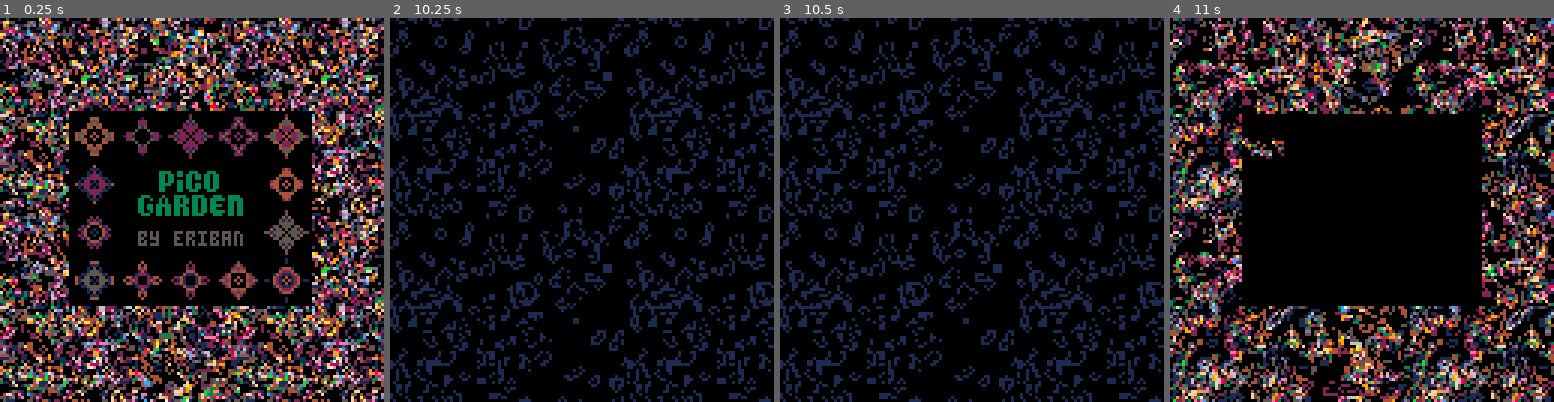
Above: before the commit, frames 1-4 (left to right).
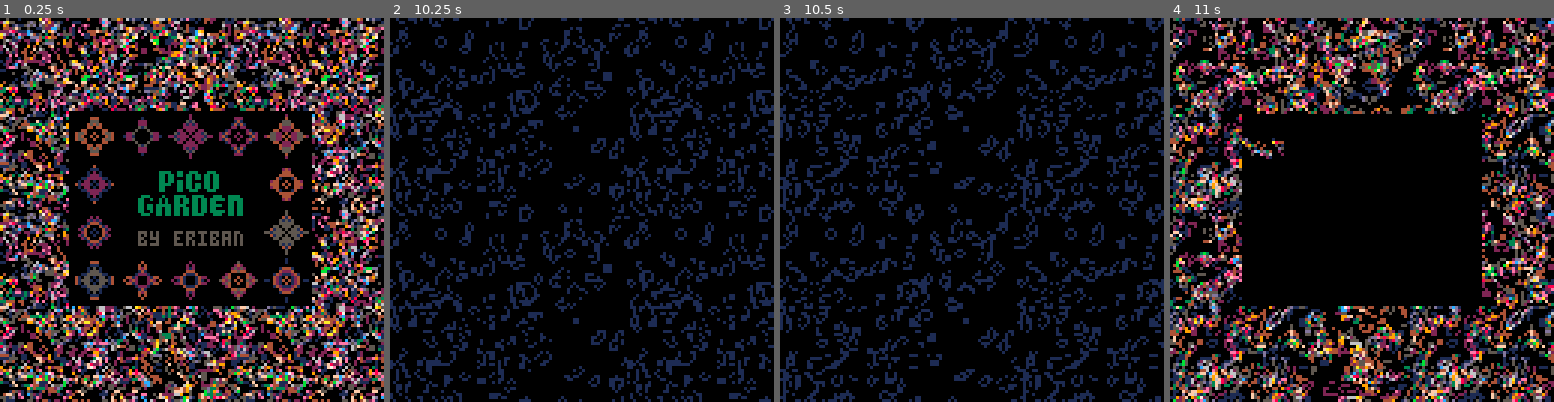
Above: after the commit, the same moments.

Repository: erwinbonsma/PicoGarden
Game: PICO-8 cartridge picogarden.p8
The game is run twice, just before and just after one commit, with the same random seed, the same clock (stepped at 60 frames per second) and the same inputs.
Inputs:
- Up to frame 1 (0.25 s): no input
- Up to frame 2 (10.25 s): tap X (X key) at 0.33, 1.07, 1.85, 2.97, 4.08, 5.2, 6.32, 7.43, 8.55, 9.67 s; tap O (Z key) at 0.7, 1.7, 2.1, 2.5, 2.9, 3.3, 3.7, 4.1, 4.5, 4.9, 5.3, 5.7, 6.1, 6.5, 6.9, 7.3, 7.7, 8.1, 8.5, 8.9, 9.3, 9.7, 10.1 s; hold Right 1.6-2.1 s; hold Up 2.15-2.42 s; hold Right 2.47-3.03 s; hold Left 3.08-3.58 s; hold Down 3.63-3.97 s; hold Right 4.02-4.68 s; hold Up 4.73-5.03 s; hold Left 5.08-5.68 s; hold Down 5.73-6.03 s; hold Right 6.08-6.58 s; hold Right 6.63-7.13 s; hold Up 7.18-7.45 s; hold Right 7.5-8.07 s; hold Left 8.12-8.62 s; hold Down 8.67-9 s; hold Right 9.05-9.72 s; hold Up 9.77-10.07 s; hold Left from 10.12 s (still down)
- Up to frame 3 (10.5 s): keep holding Left
- Up to frame 4 (11 s): tap O (Z key) at 10.5, 10.9 s; release Left at 10.72 s; hold Down from 10.77 s (still down); tap X (X key) at 10.78 s

Frames 1-2 are identical in both runs. In frame 3, 16% of the frame differs, in the area x 0-100%, y 0-100%; in frame 4, nothing differs.

Commit message:
Speed up revive

Diff:
--- a/picogarden.p8
+++ b/picogarden.p8
@@ -660,24 +660,18 @@
 
  local a={}
  for ca in all(cas) do
-  add(
-   a,ca.bitgrid.a0+specs.bpr-4
-  )
- end
-
- local v={}
+  add(a,ca.bitgrid.a0+specs.bpr)
+ end
+
  for row=1,specs.h do
   for col=0,specs.bpr-1,4 do
+   local m=(
+    $a[1]&$a[2]|$a[2]&$a[3]|
+    $a[3]&$a[4]|$a[4]&$a[1]
+   )
    for i=1,#cas do
+    poke4(a[i],$a[i]|m)
     a[i]+=4
-    v[i]=$a[i]
-   end
-   for i=1,#cas do
-    local r=v[i]&v[i%#cas+1]
-    local idx=(i+1)%#cas+1
-    poke4(a[idx],$a[idx]|r)
-    idx=(i+#cas-2)%#cas+1
-    poke4(a[idx],$a[idx]|r)
    end
   end
  end
@@ -943,9 +937,6 @@
     revive(state.gols)
     state.revive_wait=min_revive_delay
     state.num_revives+=1>>16
-    -- skip ca updates to avoid
-    -- cpu spike
-    return
    else
     sfx(6)
    end
